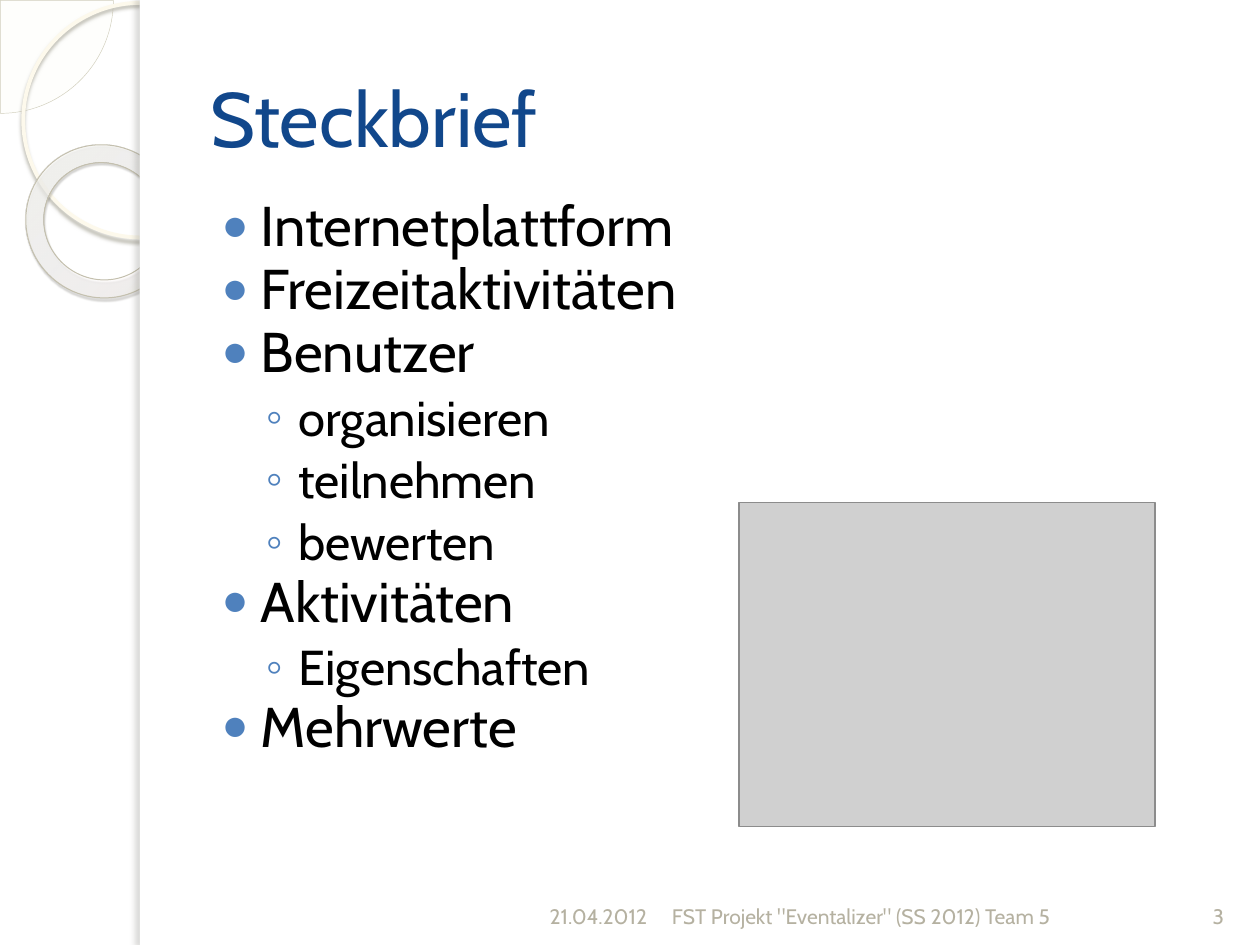
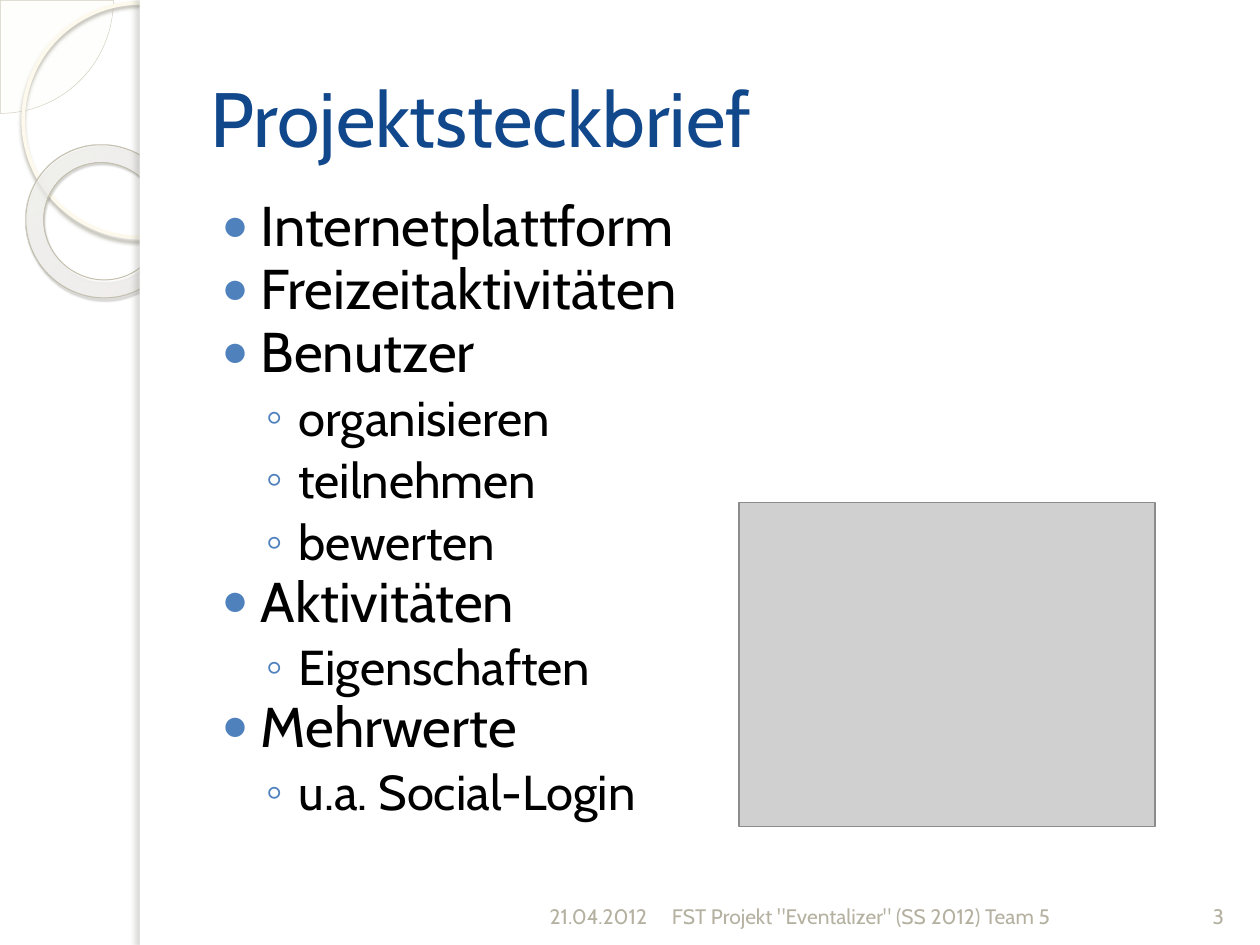
Before and after one commit to silkslostsoul/Eventalizer, a slide deck: slide 3 of Dokumente/Zwischenstand zum 2012-04-21_v2.pptx. Drawn at 1260x945 pixels with LibreOffice and Linux fonts; fonts in the diff are those of the drawing; grey boxes stand for pictures; background and template pictures are left out. Boxes give left, top, right and bottom in pixels: in the first picture for what was removed or moved away, otherwise in the second. Text is boxed around its words. In the diff, an @@ line names an element or a change of style, - is before the commit and + after.

```diff
--- a/Dokumente/Zwischenstand zum 2012-04-21_v2.pptx
+++ b/Dokumente/Zwischenstand zum 2012-04-21_v2.pptx
@@ title at (x1=210, y1=89, x2=751, y2=164): text changed @@
-Steckbrief
+Projektsteckbrief
@@ text at (x1=298, y1=773, x2=635, y2=822): paragraph added @@
+  ◦ u.a. Social-Login
```
Also in this commit, not shown: 20 other slides changed, 3 slides removed, 5 other files.
